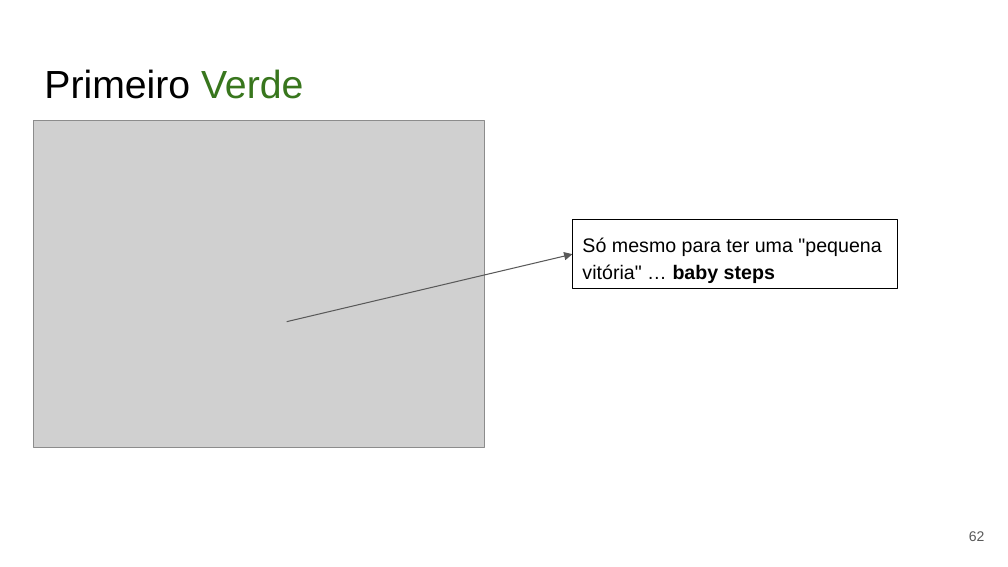
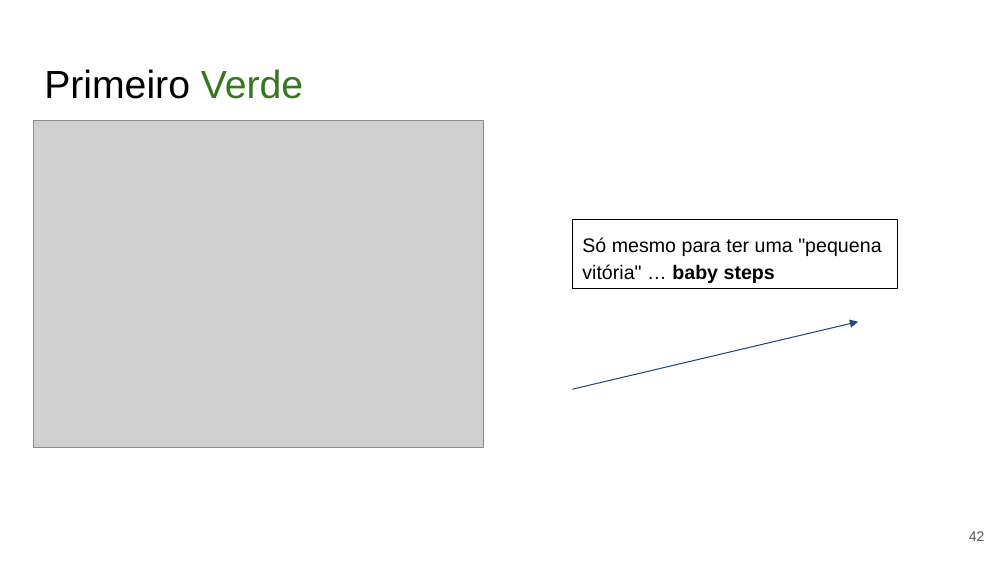
Before and after one commit to eduardocunha11/firstblog, a slide deck: slide 42 of aulas/gsi526/aula12-testes.pptx (slide 62 before the commit). Drawn at 1008x567 pixels with LibreOffice and Linux fonts; fonts in the diff are those of the drawing; grey boxes stand for pictures. Boxes give left, top, right and bottom in pixels: in the first picture for what was removed or moved away, otherwise in the second. Text is boxed around its words. In the diff, an @@ line names an element or a change of style, - is before the commit and + after.

```diff
--- a/aulas/gsi526/aula12-testes.pptx
+++ b/aulas/gsi526/aula12-testes.pptx
@@ rectangle "Só mesmo para ter uma ..." at box(573, 220, 897, 289): outline #000000 0.75 pt to #000000 0.74 pt @@
@@ arrow removed from (286, 322) to (573, 254) @@
@@ freeform shape added at box(573, 322, 859, 389), outline #1F497D 0.74 pt @@
@@ page number at box(969, 531, 985, 541): text changed @@
-62
+42
```
Also in this commit, not shown: 32 other slides changed, 1 slide added, 24 slides removed, 3 other files.
